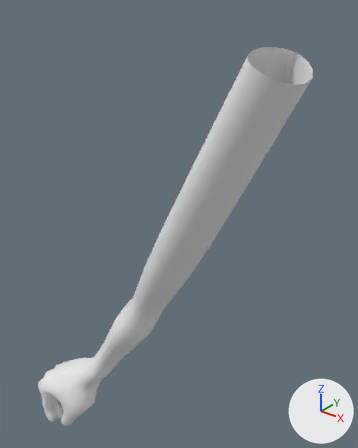
Before and after pictures for a commit that changed the FBX model Assets/Models/hand/hand_01.fbx.
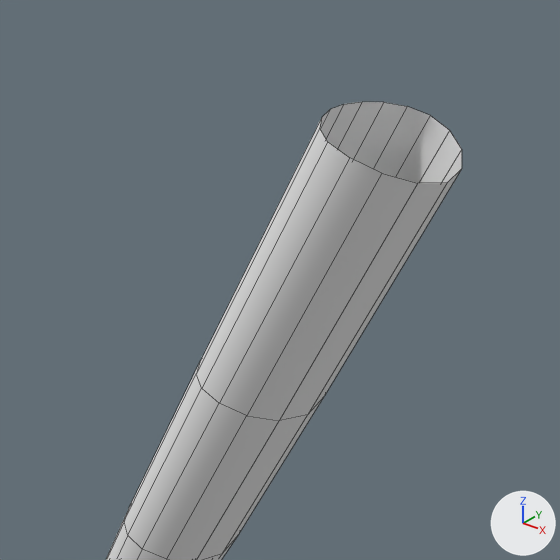
There are two pictures of each version: one whole from a camera (50 mm lens) standing at (15.62, -10.55, 20.12) and looking at (4.88, 2.87, 11.8), one close up on the part from 28% to 100% of the width and 0% to 58% of the height. The lights are fixed; the arrows at lower right show +X, +Y and +Z. The first two pictures are the older version. The close-ups show mesh edges as thin lines. Where no turn or scale is listed for an object, it has been applied to the vertices.

The first close-up shows 'hand_lp.002'.
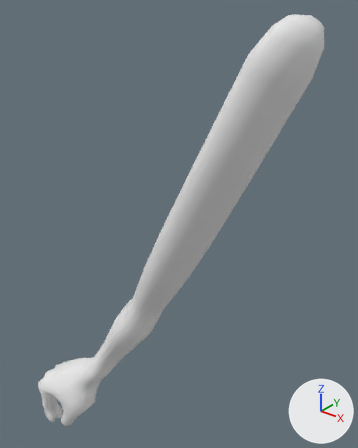
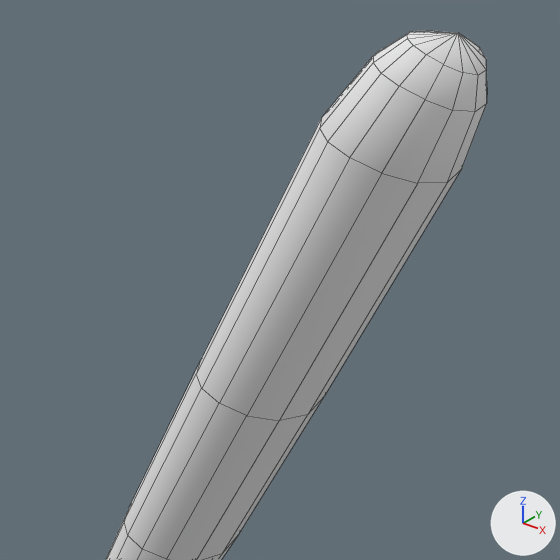
Boxes (x1, y1, x2, y2) around the edits, measured in the close-ups (560 x 560 px):
```json
{"object": "hand_lp.002", "change": "reshaped", "before": [106, 102, 462, 560], "after": [106, 31, 487, 560]}
{"part": 1, "of": "me_cube_018", "change": "added", "after": [320, 31, 487, 183]}
```

The change, as JSON lines over the scene's bpy script:
```json
{"block": "me_cube_018", "where": "# used by ob_hand_lp_002; location = (0.0, 0.0, 0.0)"}
{"op": "remove", "block": "me_cube_018", "code": "me_cube_018.from_pydata(...)  # 753 vertices, 744 faces; spans x -1.6..9.9, y -0.8..3.3, z 0.6..18.5"}
{"op": "add", "block": "me_cube_018", "code": "me_cube_018.from_pydata(...)  # 786 vertices, 792 faces; spans x -1.6..10.2, y -0.8..3.3, z 0.6..19.4"}
{"block": "me_cube_018", "change": "me_cube_018 part 1"}
{"block": "me_cube_018", "change": "33 vertices are added at x 9.0..10.2, y 0.9..3.0, z 18.6..19.4"}
{"block": "me_cube_018", "change": "48 new faces join them"}
```
